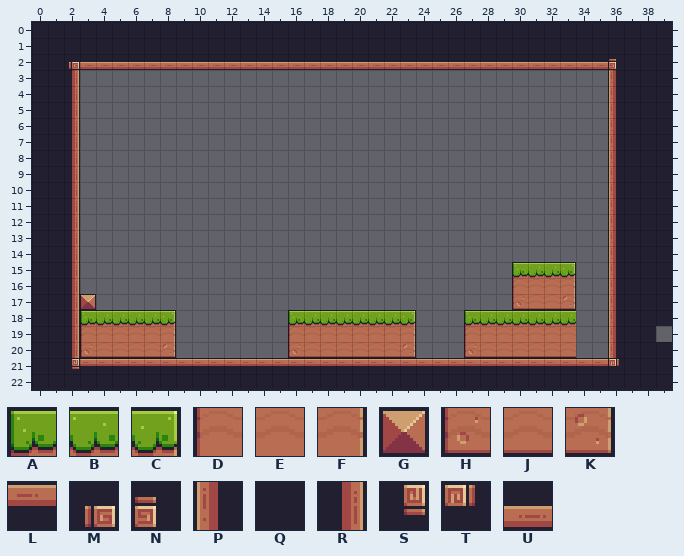
An edit to a level. Tiled map, Assets/Tiles/Level-02.tmx. This is how it looked before the edit.
Cells are 16x16 px. Shown: x 0..39, y 0..22.
Key: from "pixel adventure": A 6, B 7, C 8, D 28, E 29, F 30, G 34, H 50, J 51, K 52, L 89, M 91, N 92, P 110, Q 111, R 112, S 113, T 114, U 133.
_ is an empty cell.
Layer "Background" before, first column x 0:
 0 QQQQQQQQQQQQQQQQQQQQQQQQQQQQQQQQQQQQQQQQ
 1 QQQQQQQQQQQQQQQQQQQQQQQQQQQQQQQQQQQQQQQQ
 2 QQMUUUUUUUUUUUUUUUUUUUUUUUUUUUUUUUUUNQQQ
 3 QQR_________________________________PQQQ
 4 QQR_________________________________PQQQ
 5 QQR_________________________________PQQQ
 6 QQR_________________________________PQQQ
 7 QQR_________________________________PQQQ
 8 QQR_________________________________PQQQ
 9 QQR_________________________________PQQQ
10 QQR_________________________________PQQQ
11 QQR_________________________________PQQQ
12 QQR_________________________________PQQQ
13 QQR_________________________________PQQQ
14 QQR_________________________________PQQQ
15 QQR___________________________ABBC__PQQQ
16 QQR___________________________DEEF__PQQQ
17 QQRG__________________________HJJK__PQQQ
18 QQRABBBBC_______ABBBBBBC___ABBBBBB__PQQQ
19 QQRDEEEEF_______DEEEEEEF___DEEEEEE__PQQ_
20 QQRHJJJJK_______HJJJJJJK___HJJJJJJ__PQQQ
21 QQSLLLLLLLLLLLLLLLLLLLLLLLLLLLLLLLLLTQQQ
22 QQQQQQQQQQQQQQQQQQQQQQQQQQQQQQQQQQQQQQQQ
After the commit:
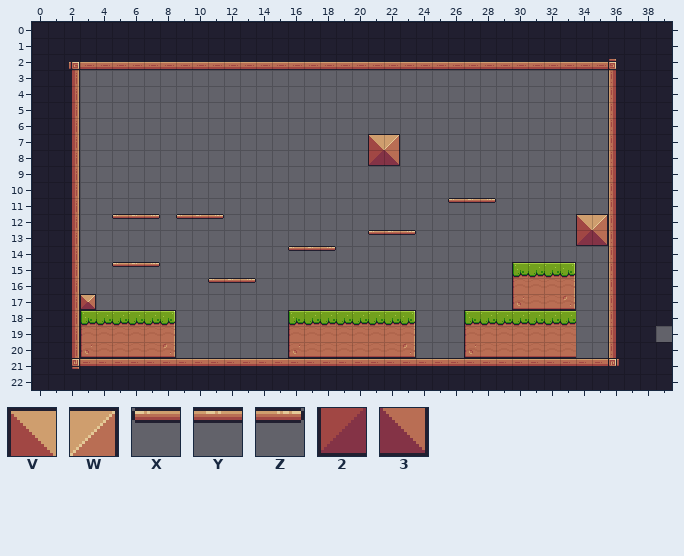
Further tiles: from "pixel adventure": V 35, W 36, X 39, Y 40, Z 41, 2 57, 3 58.
Diff:
{"where": "layer \"Background\""}
{"y":7,"x":21,"old":"__","new":"VW"}
{"y":8,"x":21,"old":"__","new":"23"}
{"y":11,"x":26,"old":"___","new":"XYZ"}
{"y":12,"x":5,"old":"___","new":"XYZ"}
{"y":12,"x":9,"old":"___","new":"XYZ"}
{"y":12,"x":34,"old":"__","new":"VW"}
{"y":13,"x":21,"old":"___","new":"XYZ"}
{"y":13,"x":34,"old":"__","new":"23"}
{"y":14,"x":16,"old":"___","new":"XYZ"}
{"y":15,"x":5,"old":"___","new":"XYZ"}
{"y":16,"x":11,"old":"___","new":"XYZ"}
